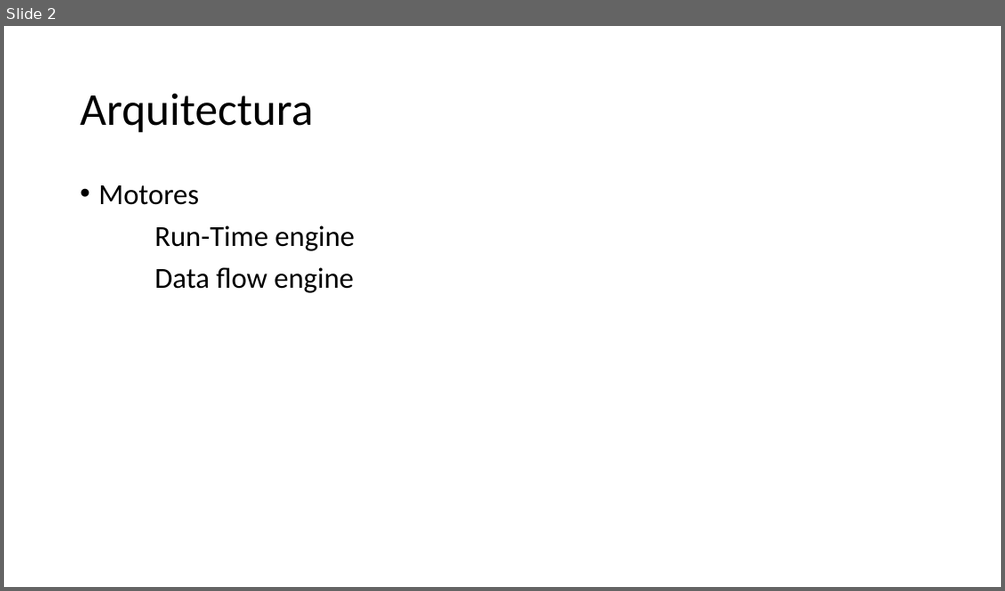
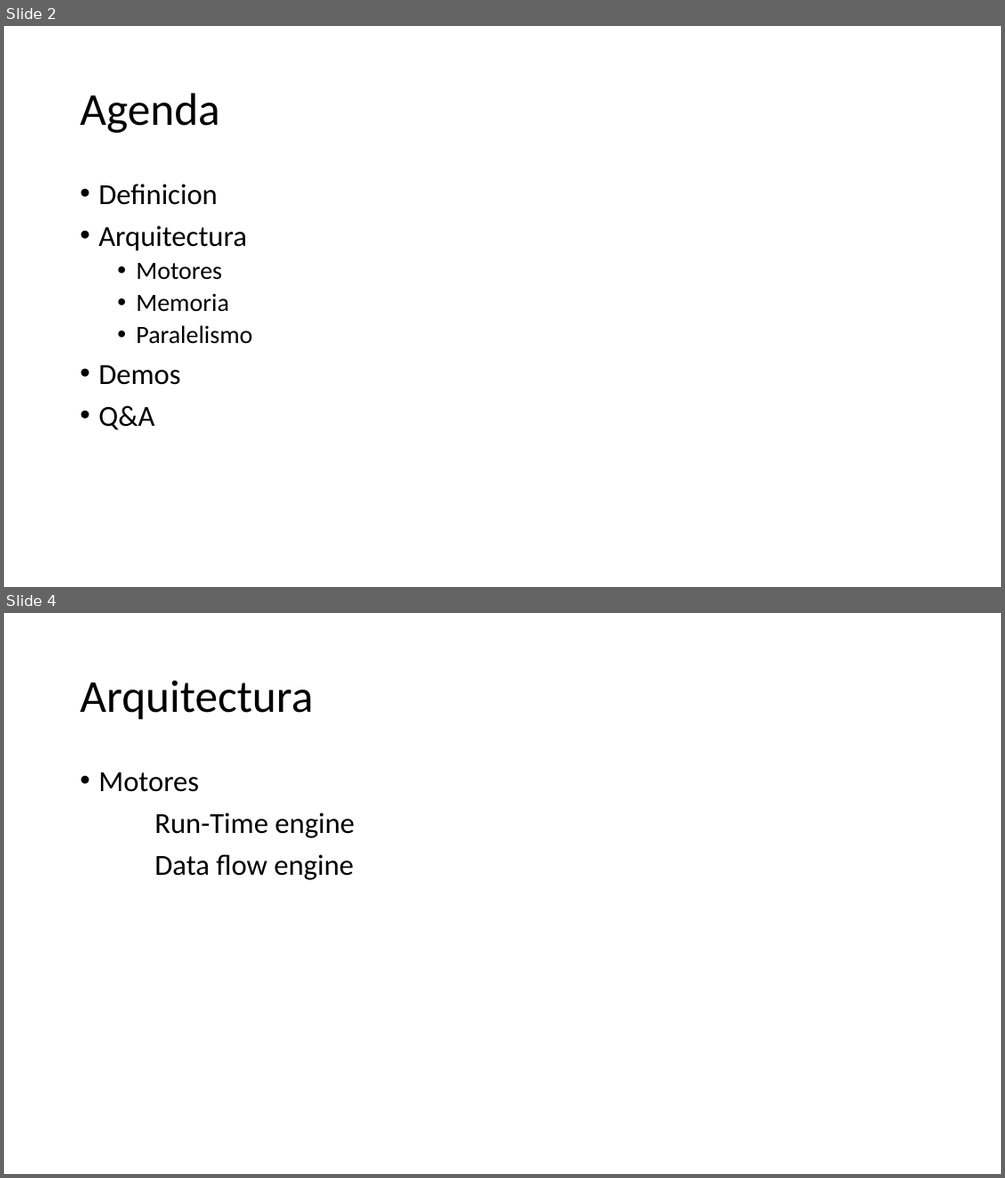
Before and after one commit to pricardo03/ExecutionTrees, a slide deck: Execution Trees/SSIS Performance Tuning Techniques.pptx. Shown one above the other, each under a label of ours: slide 2 before the commit, slides 2 and 4 after it; the slides between them are not shown. The pictures are 1005x591 and 1005x1178 pixels, drawn with LibreOffice and Linux fonts; fonts in the diff are those of the drawing. Boxes give left, top, right and bottom in pixels: in the first picture for what was removed or moved away, otherwise in the second. Text is boxed around its words. In the diff, an @@ line names an element or a change of style, - is before the commit and + after.

```diff
--- a/Execution Trees/SSIS Performance Tuning Techniques.pptx
+++ b/Execution Trees/SSIS Performance Tuning Techniques.pptx
@@ slide 2 added at (4, 26, 1001, 587), background #FFFFFF @@
@@ title added at (80, 93, 219, 133), 44 pt, text #000000 @@
+Agenda
@@ text added at (98, 184, 252, 430), 28 pt, text #000000 @@
+• Definicion
+• Arquitectura
+  • Motores
+  • Memoria
+  • Paralelismo
+• Demos
+• Q&A
@@ what was slide 2 is now slide 4 @@
```
Also in this commit, not shown: 3 slides changed, 3 other slides added, 1 slide removed, 15 other files.
